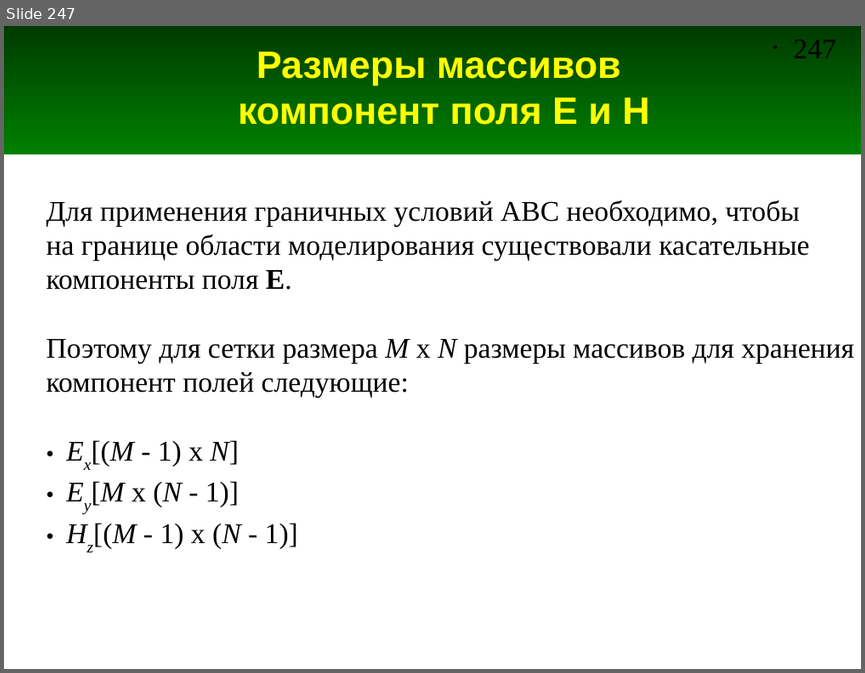
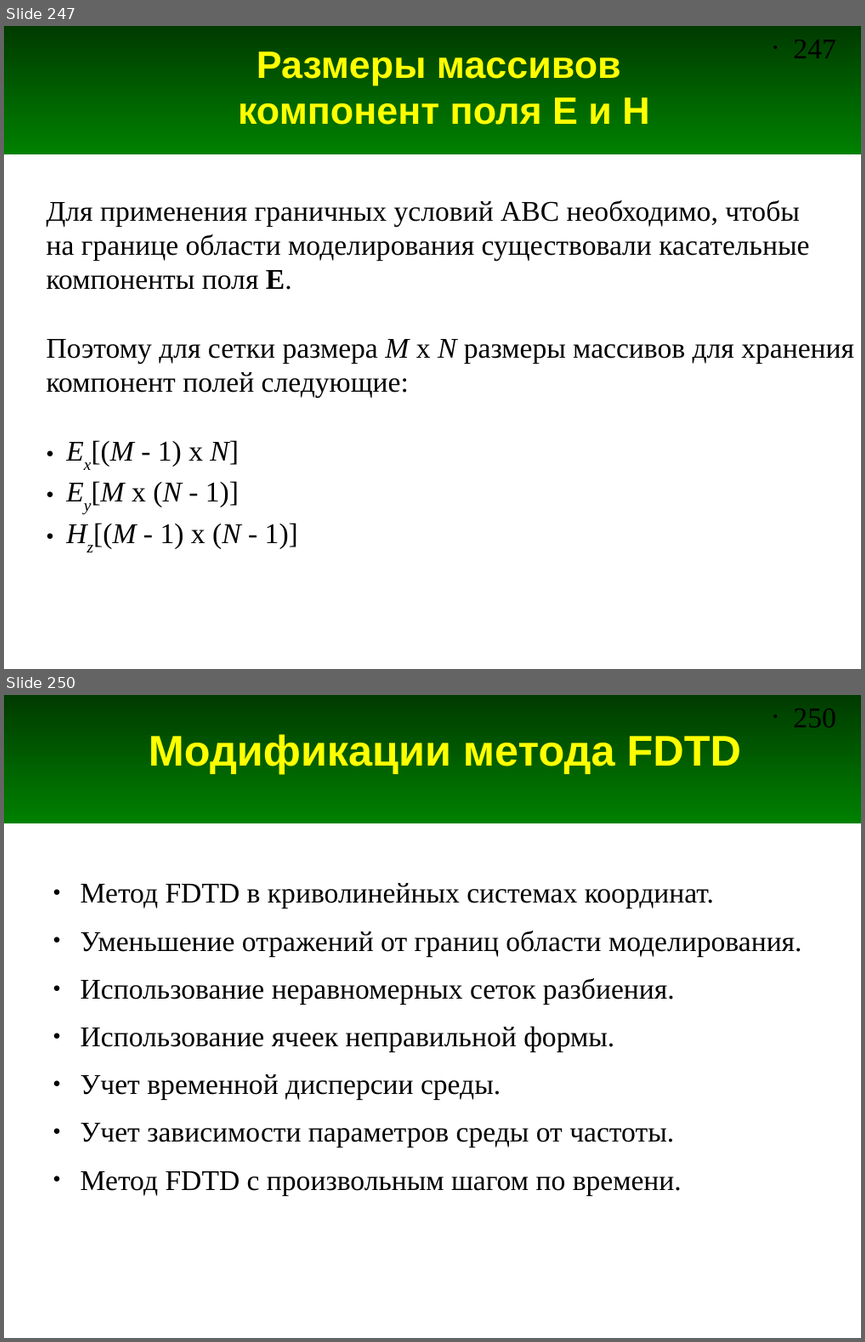
Before and after one commit to andris0147sv/modelling, a slide deck: presentations/2. FDTD.odp. Shown one above the other, each under a label of ours: slide 247 before the commit, slides 247 and 250 after it; the slides between them are not shown. The pictures are 865x673 and 865x1342 pixels, drawn with LibreOffice and Linux fonts; fonts in the diff are those of the drawing. Boxes give left, top, right and bottom in pixels: in the first picture for what was removed or moved away, otherwise in the second. Text is boxed around its words. In the diff, an @@ line names an element or a change of style, - is before the commit and + after.

```diff
--- a/presentations/2. FDTD.odp
+++ b/presentations/2. FDTD.odp
@@ slide 250 added at (4,695,861,1338), background #FFFFFF; not listed: 2 template elements that a slide beside it also shows @@
@@ title added at (148,734,741,774), 36 pt, text #FFFF00, bold @@
+Модификации метода FDTD
@@ text added at (80,883,801,1195), 24 pt, text #000000 @@
+● Метод FDTD в криволинейных системах координат.
+● Уменьшение отражений от границ области моделирования.
+● Использование неравномерных сеток разбиения.
+● Использование ячеек неправильной формы.
+● Учет временной дисперсии среды.
+● Учет зависимости параметров среды от частоты.
+● Метод FDTD с произвольным шагом по времени.
```
Also in this commit, not shown: 2 other slides added, 2 other files.
